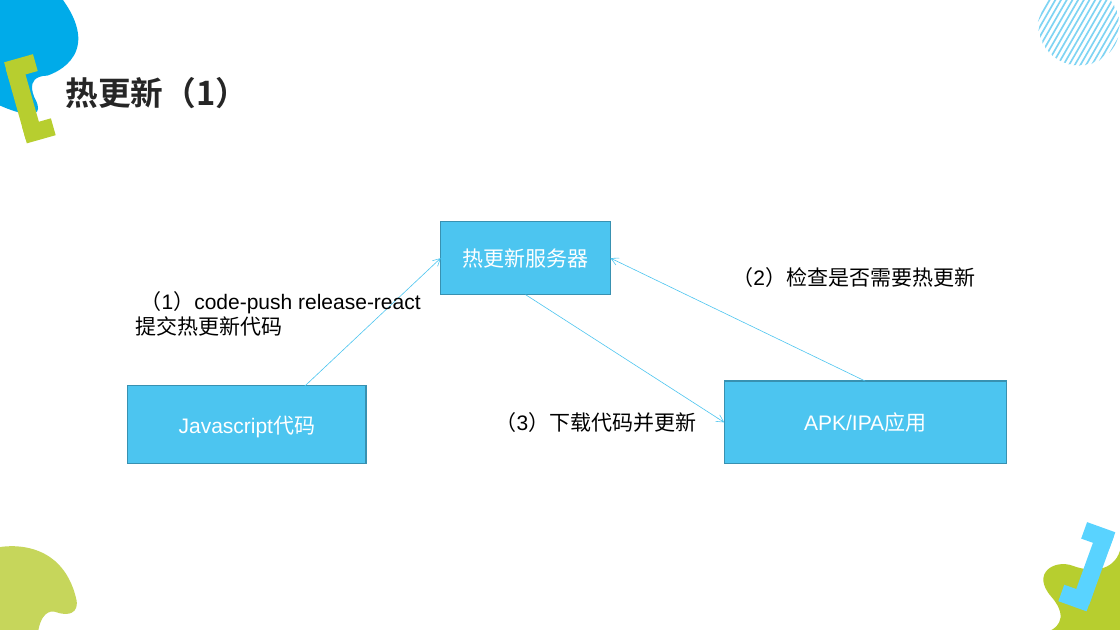
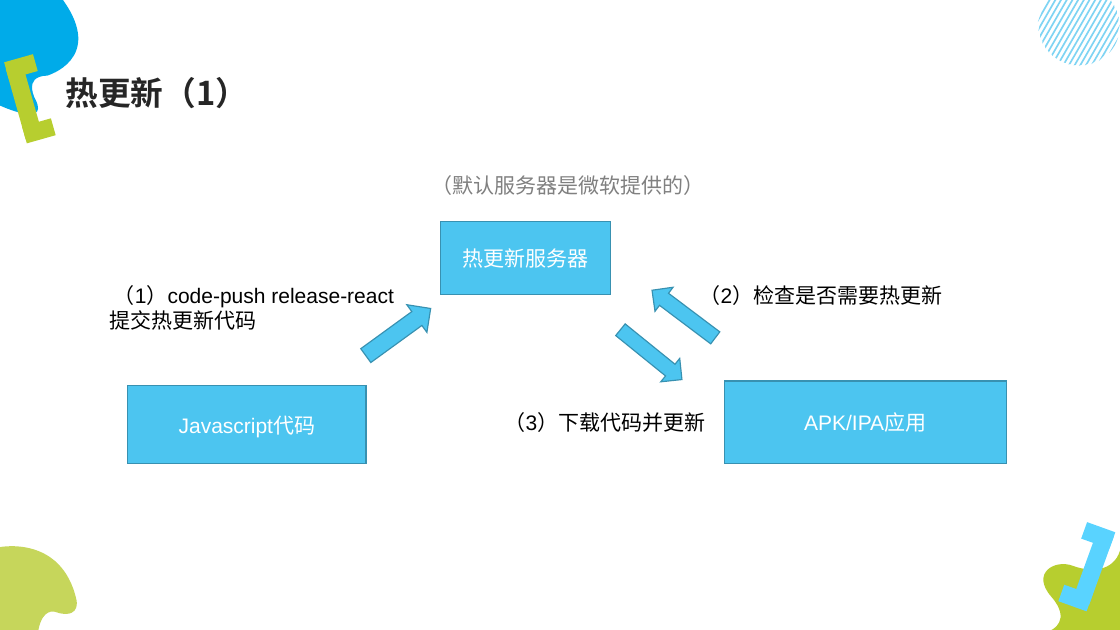
Before and after one commit to lumin824/hello-react-native, a slide deck: slide 19 of linkgap/ReactNative开发.pptx. Drawn at 1120x630 pixels with LibreOffice and Linux fonts; fonts in the diff are those of the drawing. Boxes give left, top, right and bottom in pixels: in the first picture for what was removed or moved away, otherwise in the second. Text is boxed around its words. In the diff, an @@ line names an element or a change of style, - is before the commit and + after.

```diff
--- a/linkgap/ReactNative开发.pptx
+++ b/linkgap/ReactNative开发.pptx
@@ text added at <box>431,175,704,195</box>, 18 pt, text #808080 @@
+（默认服务器是微软提供的）
@@ arrow removed from (268, 421) to (441, 258) @@
@@ arrow removed from (865, 381) to (611, 258) @@
@@ text "（1）code-push release-react": place and size @@
-text "（1）code-push release-react" at <box>136,291,420,336</box>
+text "（1）code-push release-react" at <box>109,285,393,330</box>
@@ right arrow added at <box>355,295,440,370</box>, fill #4CC5F0, outline #3892B2 1 pt @@
@@ arrow removed from (526, 295) to (724, 423) @@
@@ right arrow added at <box>643,278,725,350</box>, fill #4CC5F0, outline #3892B2 1 pt @@
@@ text "（2）检查是否需要热更新": place and size @@
-text "（2）检查是否需要热更新" at <box>732,267,975,287</box>
+text "（2）检查是否需要热更新" at <box>700,285,943,305</box>
@@ right arrow added at <box>611,318,691,391</box>, fill #4CC5F0, outline #3892B2 1 pt @@
@@ text "（3）下载代码并更新": place and size @@
-text "（3）下载代码并更新" at <box>496,412,697,432</box>
+text "（3）下载代码并更新" at <box>505,412,706,432</box>
```
Also in this commit, not shown: 4 other slides changed.
